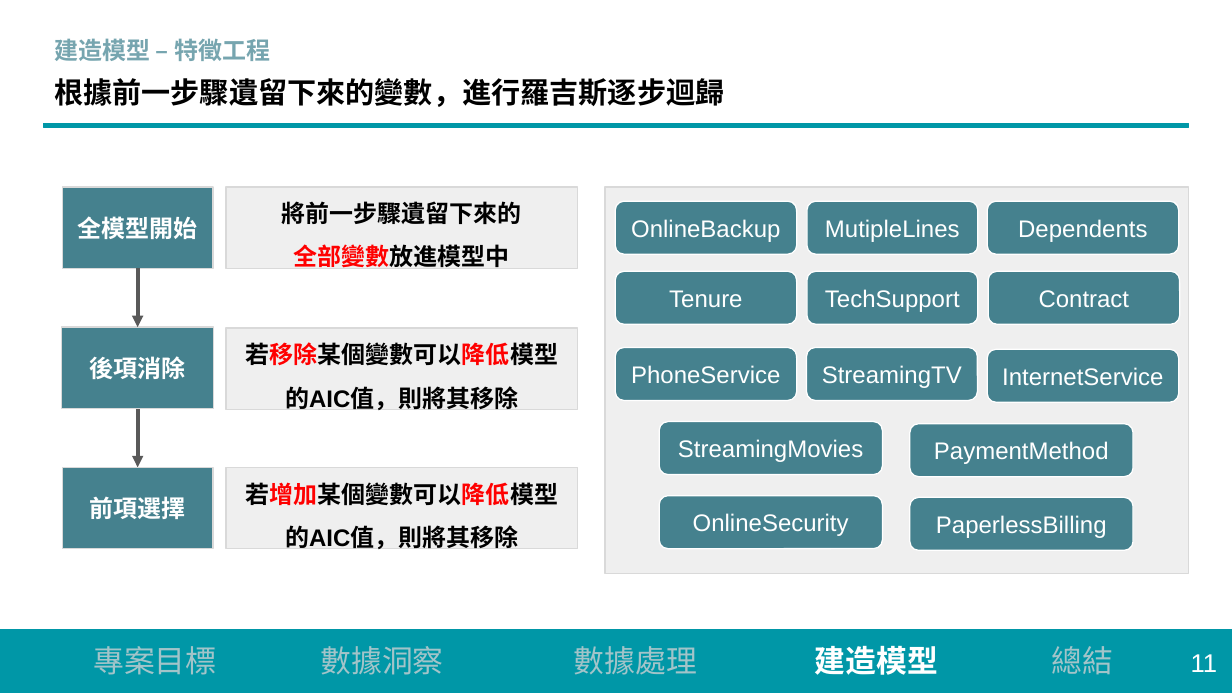
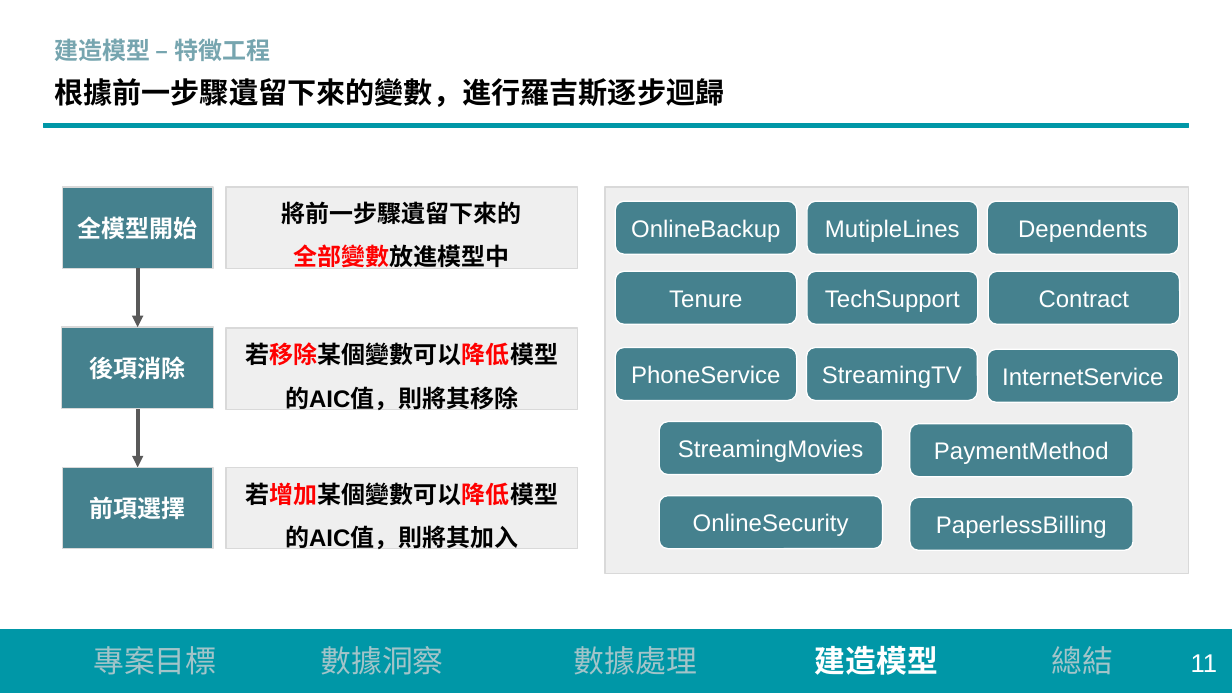
Before and after one commit to 112-2-dataScience/finalproject-group4, a slide deck: slide 18 of docs/1122_DS-FP_group4.ppt.pptx. Drawn at 1232x693 pixels with LibreOffice and Linux fonts; fonts in the diff are those of the drawing. Boxes give left, top, right and bottom in pixels: in the first picture for what was removed or moved away, otherwise in the second. Text is boxed around its words. In the diff, an @@ line names an element or a change of style, - is before the commit and + after.

```diff
--- a/docs/1122_DS-FP_group4.ppt.pptx
+++ b/docs/1122_DS-FP_group4.ppt.pptx
@@ text in rectangle at bbox=[246, 482, 558, 549]: text changed @@
-若增加某個變數可以降低模型的AIC值，則將其移除
+若增加某個變數可以降低模型的AIC值，則將其加入
```
